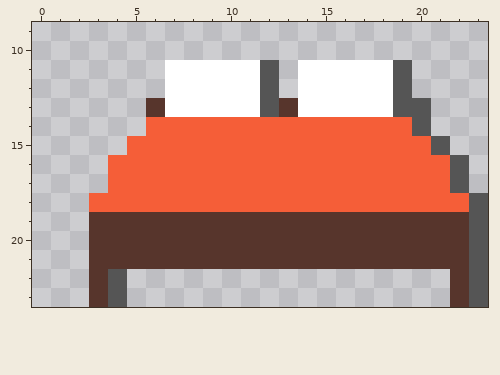
One commit to this pixel-art file: assets/icons/angelus2010/Rooms/ang-bed-family.aseprite. The picture above is the old version.
24x24 pixels, 1 frame. Shown: x 0..23, y 9..23. The old version is drawn lined up with the new one.
The same view after the edit:
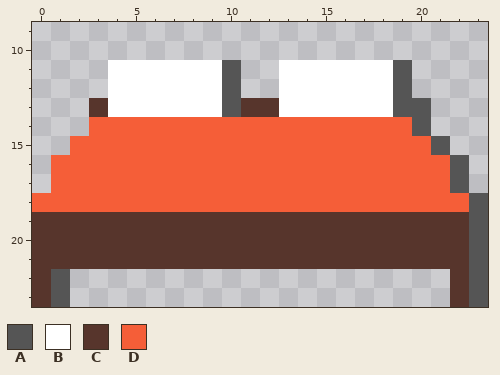
Palette (. is transparent): A #555555  B #ffffff  C #57352c  D #f55e38
From old to new:
{"change": "whole drawing moved by +1,+2 (the old picture is shown already moved)"}
{"y":11,"x":4,"old":"...","new":"BBB"}
{"y":11,"x":10,"old":"BBA.","new":"A..B"}
{"y":12,"x":4,"old":"...","new":"BBB"}
{"y":12,"x":10,"old":"BBA.","new":"A..B"}
{"y":13,"x":3,"old":"...C","new":"CBBB"}
{"y":13,"x":10,"old":"BBAC","new":"ACCB"}
{"y":14,"x":3,"old":"...","new":"DDD"}
{"y":15,"x":2,"old":"...","new":"DDD"}
{"y":16,"x":1,"old":"...","new":"DDD"}
{"y":17,"x":1,"old":"...","new":"DDD"}
{"y":18,"x":0,"old":"...","new":"DDD"}
{"y":19,"x":0,"old":"...","new":"CCC"}
{"y":20,"x":0,"old":"...","new":"CCC"}
{"y":21,"x":0,"old":"...","new":"CCC"}
{"y":22,"x":0,"old":"..","new":"CA"}
{"y":22,"x":3,"old":"CA","new":".."}
{"y":23,"x":0,"old":"..","new":"CA"}
{"y":23,"x":3,"old":"CA","new":".."}
{"label":"changed","picture_box":[32,60,298,307]}
